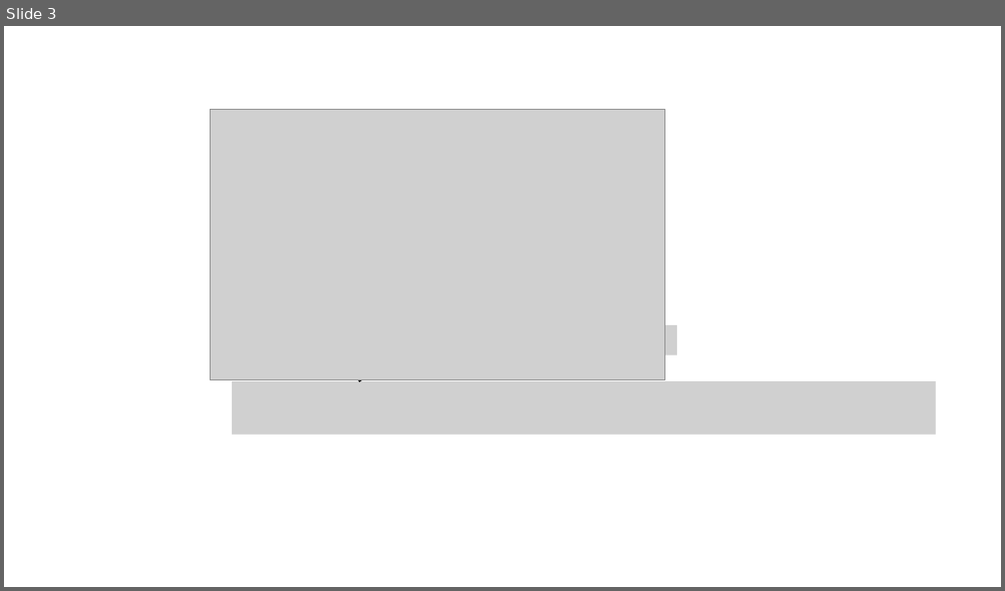
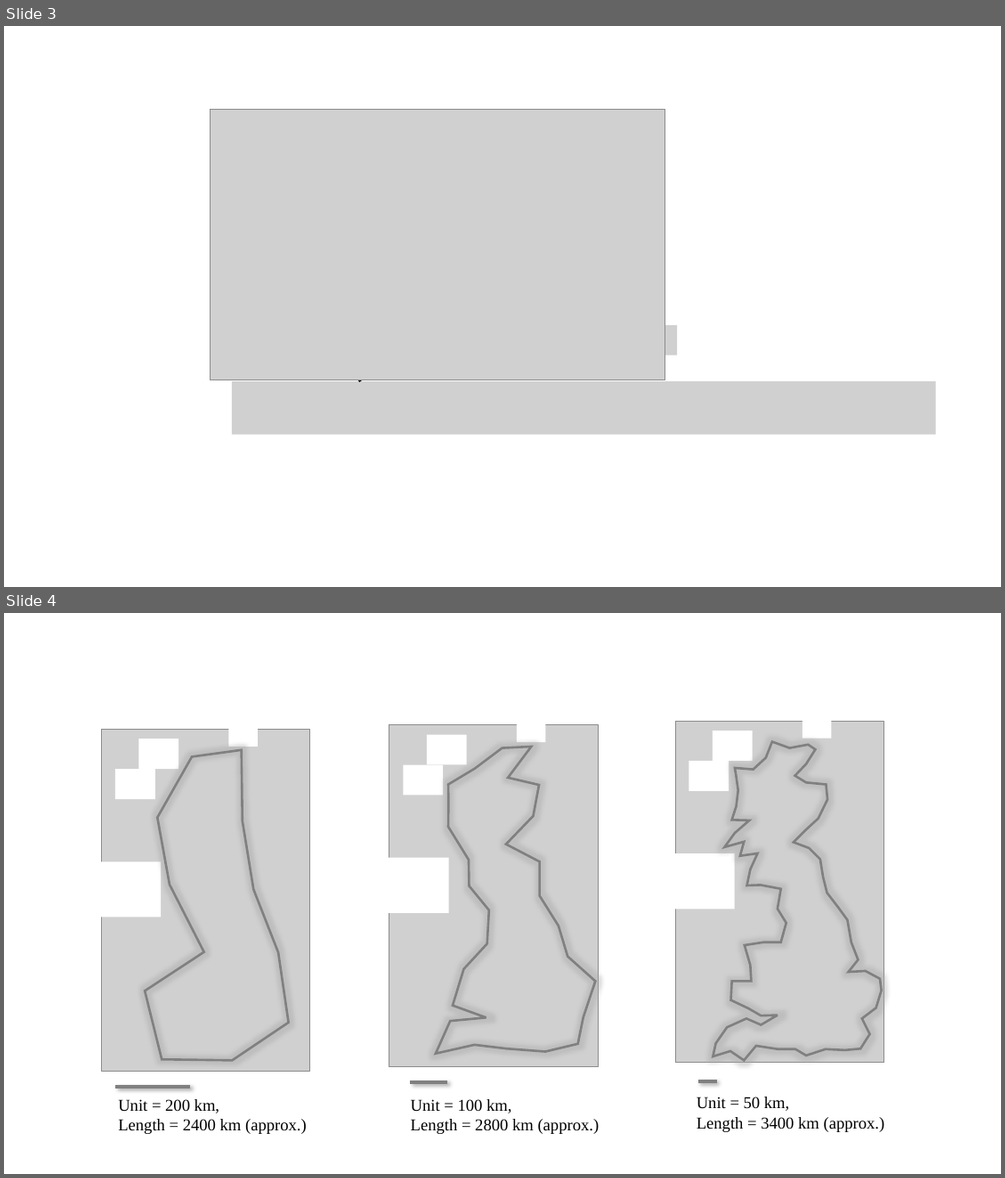
Before and after one commit to lijingwang/DataScienceForGeosciences, a slide deck: Ch1_EVS/Figures/EVS_figures.pptx. Shown one above the other, each under a label of ours: slide 3 before the commit, slides 3 and 4 after it. The pictures are 1005x591 and 1005x1178 pixels, drawn with LibreOffice and Linux fonts; fonts in the diff are those of the drawing; grey boxes stand for pictures. Boxes give left, top, right and bottom in pixels: in the first picture for what was removed or moved away, otherwise in the second. Text is boxed around its words. In the diff, an @@ line names an element or a change of style, - is before the commit and + after.

```diff
--- a/Ch1_EVS/Figures/EVS_figures.pptx
+++ b/Ch1_EVS/Figures/EVS_figures.pptx
@@ slide 4 added at (x1=4, y1=613, x2=1001, y2=1174), background #FFFFFF @@
@@ freeform shape added at (x1=713, y1=742, x2=882, y2=1060), outline #808080 2.25 pt @@
@@ group added at (x1=97, y1=716, x2=310, y2=1070): 4 rectangles, 1 picture @@
@@ freeform shape added at (x1=145, y1=750, x2=288, y2=1060), outline #808080 2.25 pt @@
@@ group added at (x1=386, y1=713, x2=598, y2=1067): 4 rectangles, 1 picture @@
@@ freeform shape added at (x1=436, y1=747, x2=596, y2=1054), outline #808080 2.25 pt @@
@@ group added at (x1=671, y1=708, x2=884, y2=1062): 4 rectangles, 1 picture @@
@@ line added from (115, 1086) to (190, 1086), #808080 3 pt @@
@@ line added from (410, 1082) to (447, 1082), #808080 3 pt @@
@@ line added from (698, 1081) to (717, 1081), #808080 3 pt @@
@@ text added at (x1=118, y1=1099, x2=307, y2=1134), 16 pt, text #000000 @@
+Unit = 200 km,
+Length = 2400 km (approx.)
@@ text added at (x1=411, y1=1099, x2=599, y2=1134), 16 pt, text #000000 @@
+Unit = 100 km,
+Length = 2800 km (approx.)
@@ text added at (x1=696, y1=1096, x2=885, y2=1132), 16 pt, text #000000 @@
+Unit = 50 km,
+Length = 3400 km (approx.)
```
Also in this commit, not shown: 11 other files.
